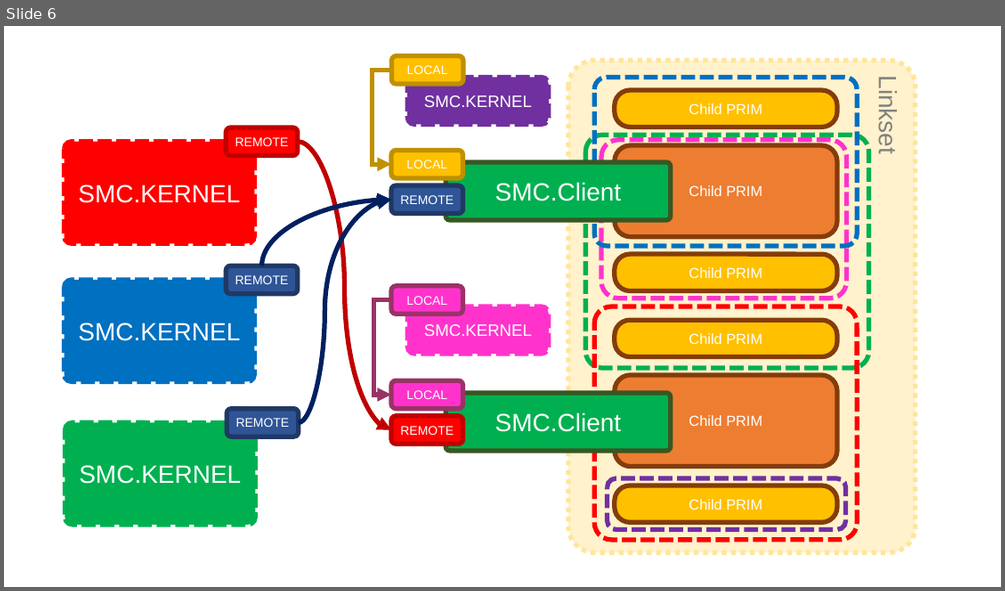
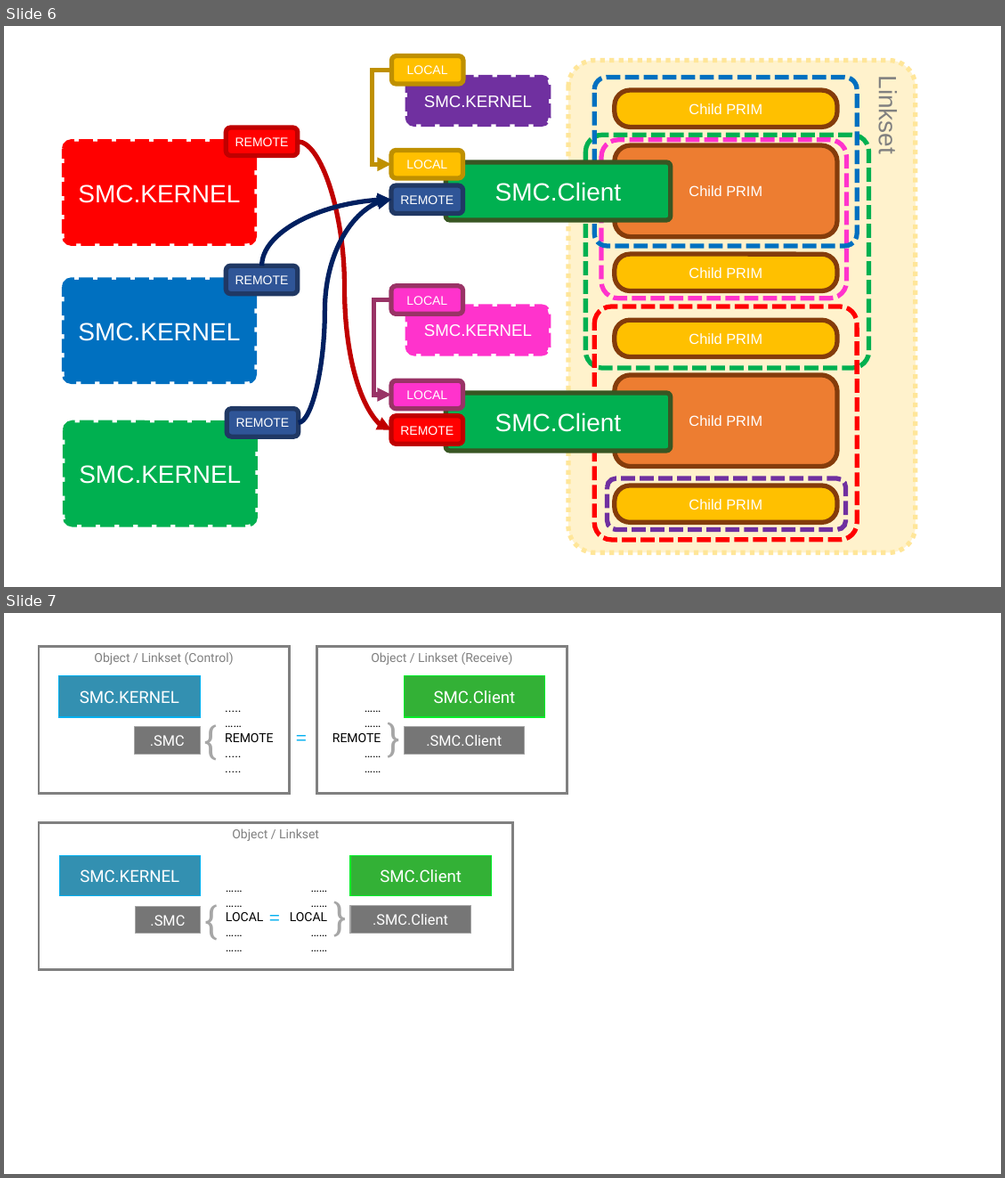
Before and after one commit to iobeeta/docs, a slide deck: docs/Smart Material Changer 'Amber/SMC.pptx. Shown one above the other, each under a label of ours: slide 6 before the commit, slides 6 and 7 after it. The pictures are 1005x591 and 1005x1178 pixels, drawn with LibreOffice and Linux fonts; fonts in the diff are those of the drawing. Boxes give left, top, right and bottom in pixels: in the first picture for what was removed or moved away, otherwise in the second. Text is boxed around its words. In the diff, an @@ line names an element or a change of style, - is before the commit and + after.

```diff
--- a/docs/Smart Material Changer 'Amber/SMC.pptx
+++ b/docs/Smart Material Changer 'Amber/SMC.pptx
@@ slide 7 added at <box>4,613,1001,1174</box>, background #FFFFFF @@
@@ rectangle added at <box>39,647,290,793</box>, fill #FFFFFF at 80% opacity, outline #808080 2.25 pt, 12 pt, text #808080 @@
+Object / Linkset (Control)
@@ rectangle added at <box>316,647,567,793</box>, fill #FFFFFF at 80% opacity, outline #808080 2.25 pt, 12 pt, text #808080 @@
+Object / Linkset (Receive)
@@ rectangle added at <box>58,676,200,717</box>, fill #00759E at 80% opacity, outline #00B0F0 1 pt, 16 pt, text #FFFFFF @@
+SMC.KERNEL
@@ rectangle added at <box>404,676,544,717</box>, fill #009E04 at 80% opacity, outline #00F028 1 pt, 16 pt, text #FFFFFF @@
+SMC.Client
@@ text added at <box>197,714,261,766</box>, 36 pt, text #A6A6A6 @@
+{
@@ text added at <box>343,717,407,770</box>, 36 pt, text #A6A6A6 @@
+{
@@ rectangle added at <box>134,727,200,754</box>, fill #545454 at 80% opacity, outline #A6A6A6 1 pt, 14 pt, text #FFFFFF @@
+.SMC
@@ text added at <box>225,733,273,742</box>, 12 pt, text #000000 @@
+.....
+……
+REMOTE
+.....
+.....
@@ text added at <box>289,723,316,753</box>, 18 pt, text #00B0F0 @@
+=
@@ text added at <box>332,733,380,742</box>, 12 pt, text #000000 @@
+……
+……
+REMOTE
+……
+……
@@ rectangle added at <box>404,727,525,754</box>, fill #545454 at 80% opacity, outline #A6A6A6 1 pt, 14 pt, text #FFFFFF @@
+.SMC.Client
@@ rectangle added at <box>39,822,513,969</box>, fill #FFFFFF at 80% opacity, outline #808080 2.25 pt, 12 pt, text #808080 @@
+Object / Linkset
@@ rectangle added at <box>59,855,200,896</box>, fill #00759E at 80% opacity, outline #00B0F0 1 pt, 16 pt, text #FFFFFF @@
+SMC.KERNEL
@@ rectangle added at <box>350,855,491,896</box>, fill #009E04 at 80% opacity, outline #00F028 1 pt, 16 pt, text #FFFFFF @@
+SMC.Client
@@ rectangle added at <box>135,906,201,933</box>, fill #545454 at 80% opacity, outline #A6A6A6 1 pt, 14 pt, text #FFFFFF @@
+.SMC
@@ text added at <box>198,892,262,946</box>, 36 pt, text #A6A6A6 @@
+{
@@ text added at <box>262,903,290,933</box>, 18 pt, text #00B0F0 @@
+=
@@ text added at <box>290,896,354,949</box>, 36 pt, text #A6A6A6 @@
+{
@@ rectangle added at <box>350,906,470,933</box>, fill #545454 at 80% opacity, outline #A6A6A6 1 pt, 14 pt, text #FFFFFF @@
+.SMC.Client
@@ text added at <box>226,912,263,921</box>, 12 pt, text #000000 @@
+……
+……
+LOCAL
+……
+……
@@ text added at <box>290,912,327,921</box>, 12 pt, text #000000 @@
+……
+……
+LOCAL
+……
+……
```
Also in this commit, not shown: 1 other slide added, 13 other files.
